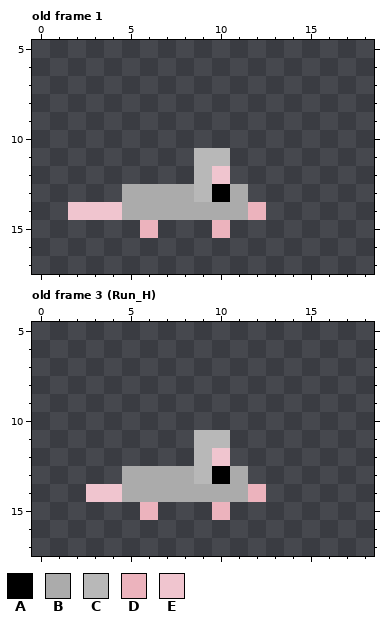
One commit to this pixel-art file: AsepriteFiles/Raton.aseprite. The picture above is the old version.
32x32 pixels, 10 frames. Shown: old frame 1: x 0..18, y 5..17; old frame 3 (Run_H): x 0..18, y 5..17. The commit also changed other frames, which this record leaves out.
Palette (. is transparent): A #000000  B #ababab  C #b8b8b8  D #ecb3bd  E #f0c5cf
Pixels before, old frame 1, first column x 2:
11 .......CC..
12 .......CE..
13 ...BBBBCAB.
14 EEEBBBBBBBD
15 ....D...D..
Pixels before, old frame 3 (Run_H), first column x 3:
11 ......CC..
12 ......CE..
13 ..BBBBCAB.
14 EEBBBBBBBD
15 ...D...D..
And afterwards:
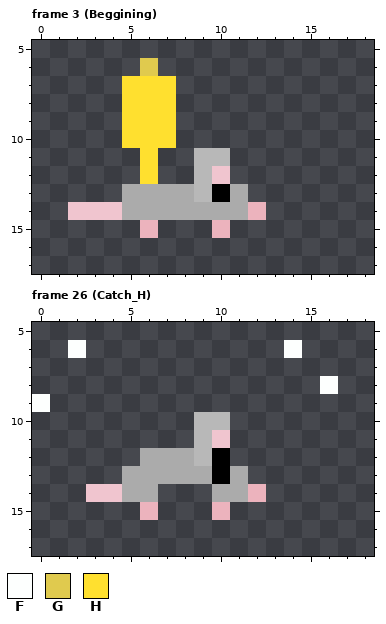
Colours new in this view: F #fdfffe  G #e0ca4e  H #ffe02f
A new or re-ordered frame is compared with the old frame closest to it.
Message: Added the flee and catch animations for the mouse
Changes in this commit:
frames 10 -> 40
Frame 3 (Beggining) is new; against old frame 1:
There is now colour G in row 6 at x 6.
There is now colour H in rows 7 to 10 at x 5 to 7; in rows 11 to 12 at x 6.
Frame 26 (Catch_H) is new; against old frame 3 (Run_H):
The edit turns colour E into colour A in row 12 at x 10.
There is now colour B in row 12 at x 6 to 8.
The edit turns colour C into colour B in row 13 at x 9.
There is now colour C in row 10 at x 9 to 10.
The edit turns colour C into colour E in row 11 at x 10.
There is now colour F in row 6 at x 2 and 14; in row 8 at x 16; in row 9 at x 0.
The author cleared colour B in row 14 at x 7 to 9.
Boxes around the changes in both pictures, in picture pixels (x1, y1, x2, y2):
added: (122, 58, 176, 184)
added: (32, 340, 86, 412)
changed: (140, 340, 338, 502)
